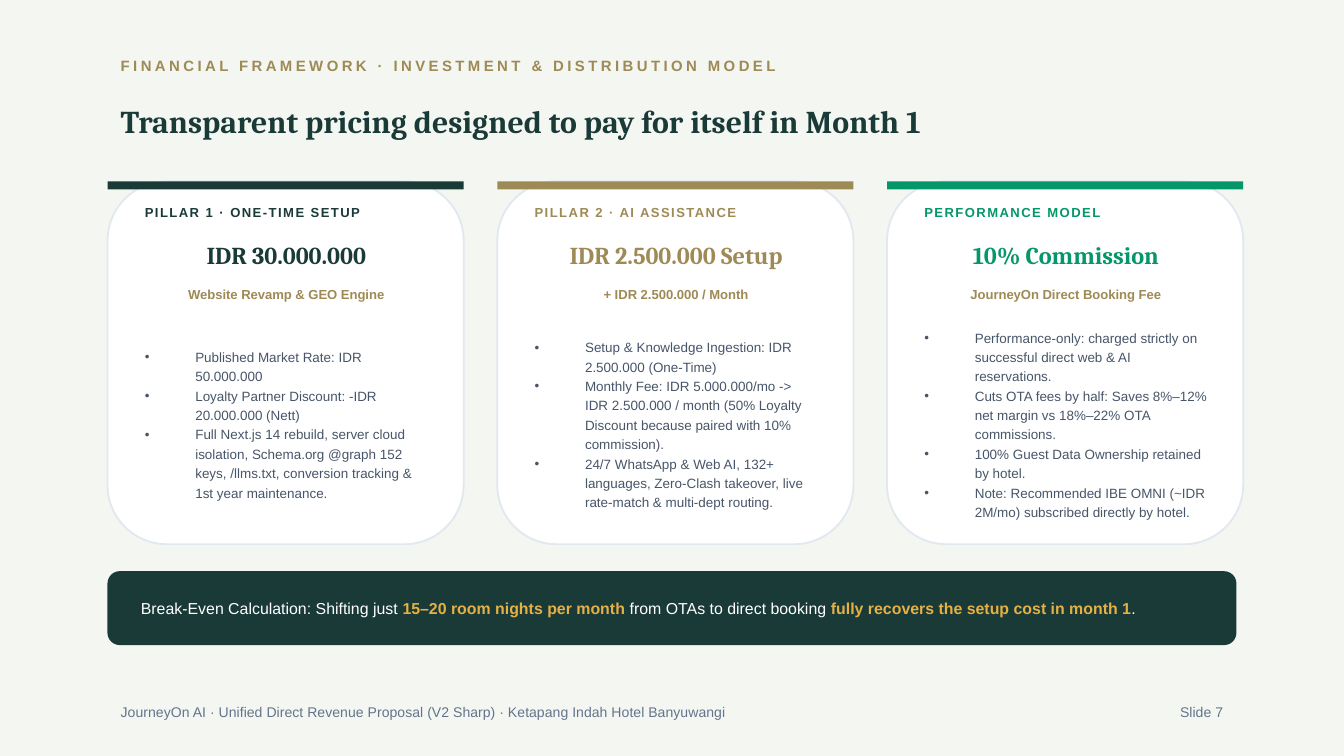
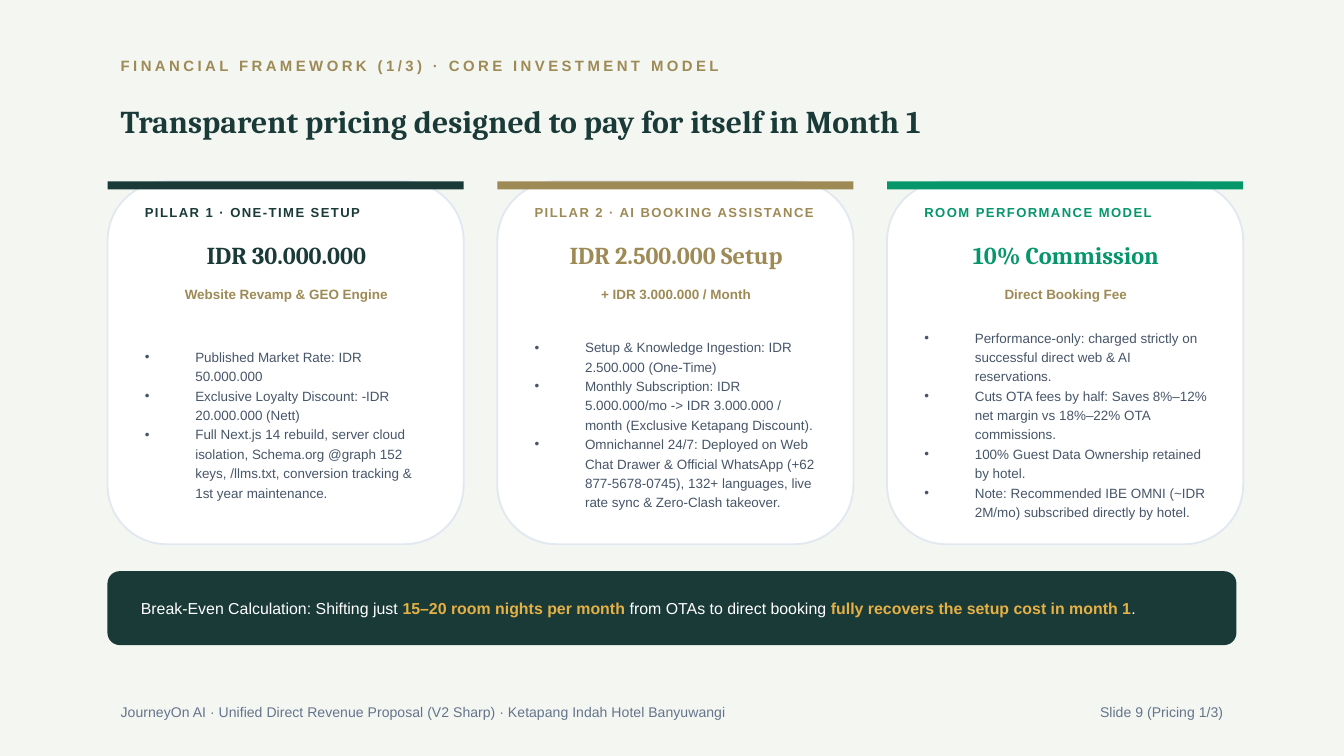
Before and after one commit to arbuuuud/ketapangweb, a slide deck: slide 9 of PITCH_DECK_KETAPANG_INDAH_V2.pptx (slide 7 before the commit). Drawn at 1344x756 pixels with LibreOffice and Linux fonts; fonts in the diff are those of the drawing. Boxes give left, top, right and bottom in pixels: in the first picture for what was removed or moved away, otherwise in the second. Text is boxed around its words. In the diff, an @@ line names an element or a change of style, - is before the commit and + after.

Commit message:
feat: update terminology to AI Booking Assistance, set 3M monthly, add MICE Premium 10% rev share, and place 3 pricing slides after thank you

```diff
--- a/PITCH_DECK_KETAPANG_INDAH_V2.pptx
+++ b/PITCH_DECK_KETAPANG_INDAH_V2.pptx
@@ text at (121, 60, 719, 74): text changed @@
-FINANCIAL FRAMEWORK · INVESTMENT & DISTRIBUTION MODEL
+FINANCIAL FRAMEWORK (1/3) · CORE INVESTMENT MODEL
@@ text at (924, 208, 1152, 217): text changed @@
-PERFORMANCE MODEL
+ROOM PERFORMANCE MODEL
@@ text "Website Revamp & GEO Engine" at (185, 289, 388, 302): size 7 to 7.2 pt @@
@@ text at (613, 289, 750, 299): text changed; size 7 to 7.2 pt @@
-+ IDR 2.500.000 / Month
++ IDR 3.000.000 / Month
@@ text at (1005, 289, 1127, 302): text changed; size 7 to 7.2 pt @@
-JourneyOn Direct Booking Fee
+Direct Booking Fee
@@ text at (585, 381, 814, 510): text changed @@
-• Monthly Fee: IDR 5.000.000/mo -> IDR 2.500.000 / month (50% Loyalty Discount because paired with 10% commission).
-• 24/7 WhatsApp & Web AI, 132+ languages, Zero-Clash takeover, live rate-match & multi-dept routing.
+• Monthly Subscription: IDR 5.000.000/mo -> IDR 3.000.000 / month (Exclusive Ketapang Discount).
+• Omnichannel 24/7: Deployed on Web Chat Drawer & Official WhatsApp (+62 877-5678-0745), 132+ languages, live rate sync & Zero-Clash takeover.
@@ text at (195, 391, 390, 423): text changed @@
-• Loyalty Partner Discount: -IDR 20.000.000 (Nett)
+• Exclusive Loyalty Discount: -IDR 20.000.000 (Nett)
@@ text at (1100, 707, 1223, 720): text changed @@
-Slide 7
+Slide 9 (Pricing 1/3)
```
Also in this commit, not shown: 8 other slides changed, 1 slide added, 4 other files.
